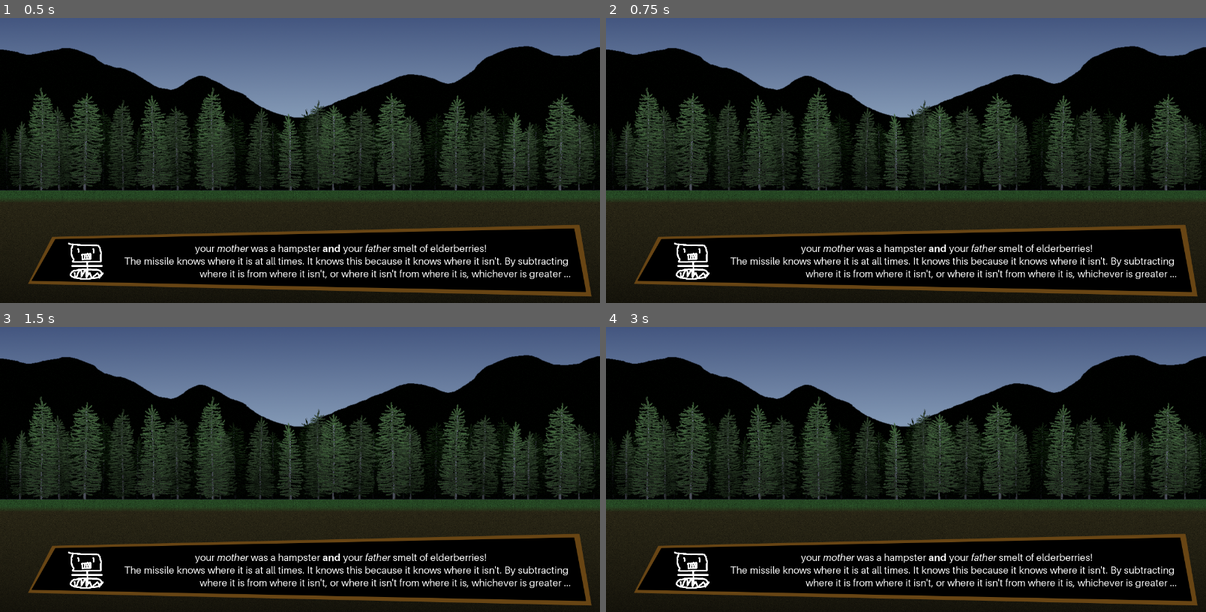
Above: before the commit, frames 1-4 (two rows, left to right).
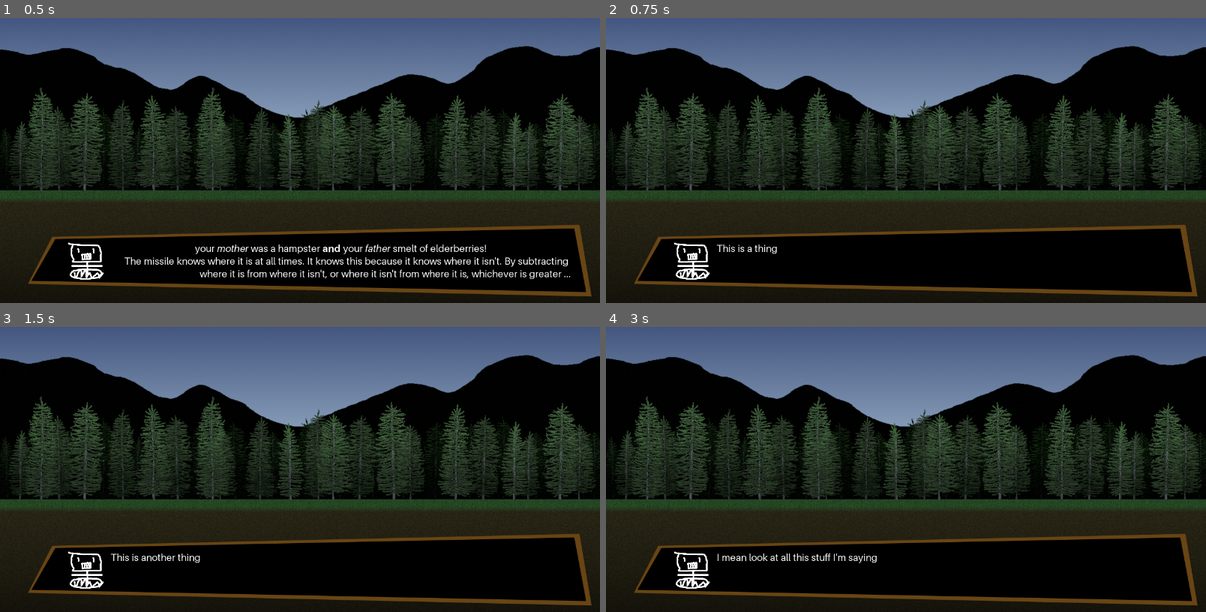
Above: after the commit, the same moments.

Repository: shelvacu/ideal-happiness
Game: Godot game, scene res://cutscenes/prologue.tscn
The game is run twice, just before and just after one commit, with the same random seed, the same clock (stepped at 60 frames per second) and the same inputs.
Inputs (mouse positions are in pixels of both pictures, inside the frame that each line leads up to):
- Up to frame 1 (0.5 s): no input
- Up to frame 2 (0.75 s): tap Enter at 0.5 s; move the mouse to (1038, 117) at 0.52 s; click (1038, 117) at 0.67 s
- Up to frame 3 (1.5 s): tap Space at 1.25 s; move the mouse to (180, 460) at 1.27 s; click (180, 460) at 1.42 s
- Up to frame 4 (3 s): tap Enter at 2 s; move the mouse to (966, 369) at 2.02 s; click (966, 369) at 2.17 s; tap Space at 2.75 s; move the mouse to (876, 509) at 2.77 s; click (876, 509) at 2.92 s

Frame 1 is identical in both runs. In frame 2, 2.2% of the frame differs, in the area x 18-96%, y 79-92%; in frame 3, 2.3%; in frame 4, 2.4%.

Commit message:
process input, say multiple things! Wow!

Diff:
--- /dev/null
+++ b/cutscenes/prologue.gd
@@ -0,0 +1,32 @@
+extends Node2D
+
+
+# Declare member variables here. Examples:
+# var a = 2
+# var b = "text"
+
+const Messages := [
+	"This is a thing",
+	"This is another thing",
+	"I'm saying so much stuff",
+	"I mean look at all this stuff I'm saying",
+	"I can even say things\non multiple lines!"
+]
+
+var text_idx := -1
+
+# Called when the node enters the scene tree for the first time.
+func _ready():
+	pass # Replace with function body.
+
+func _unhandled_input(event):
+	if event is InputEventMouseButton and event.pressed:
+		if event.button_index == BUTTON_LEFT:
+			text_idx += 1
+			var text:RichTextLabel = self.find_node("DialogBoxText", true, false)
+			if text_idx < Messages.size():
+				text.text = Messages[text_idx]
+
+# Called every frame. 'delta' is the elapsed time since the previous frame.
+#func _process(delta):
+#	pass
--- a/cutscenes/prologue.tscn
+++ b/cutscenes/prologue.tscn
@@ -1,9 +1,11 @@
-[gd_scene load_steps=3 format=2]
+[gd_scene load_steps=4 format=2]
 
 [ext_resource path="res://backgrounds/forest.png" type="Texture" id=1]
 [ext_resource path="res://Dialog.tscn" type="PackedScene" id=2]
+[ext_resource path="res://cutscenes/prologue.gd" type="Script" id=3]
 
-[node name="Node2D" type="Node2D"]
+[node name="Prologue" type="Node2D"]
+script = ExtResource( 3 )
 
 [node name="forest" type="Sprite" parent="."]
 texture = ExtResource( 1 )
